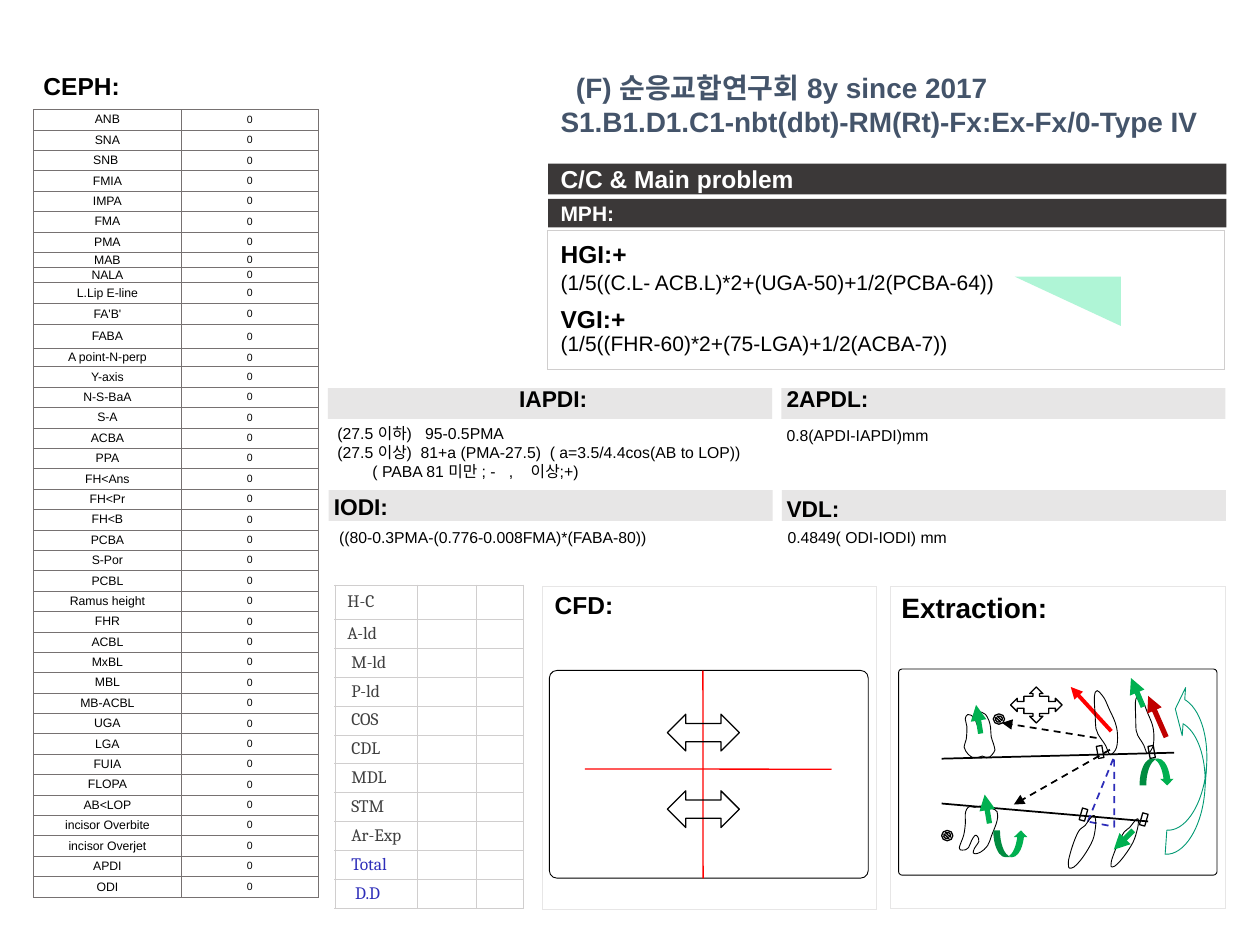
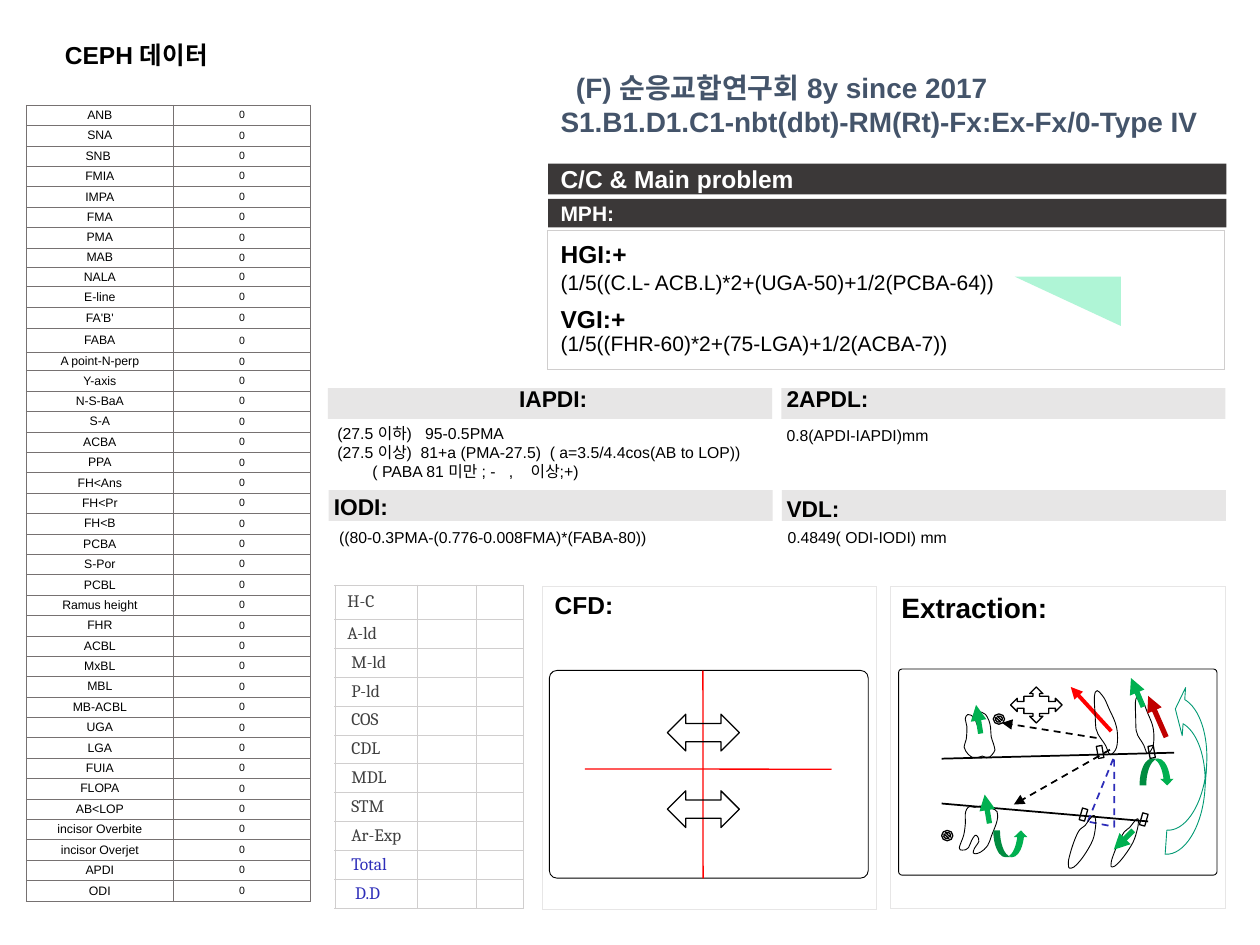
Before and after one commit to DrOksusu/koco_ppt, a slide deck: slide 1 of koco_frame.pptx. Drawn at 1260x945 pixels with LibreOffice and Linux fonts; fonts in the diff are those of the drawing. Boxes give left, top, right and bottom in pixels: in the first picture for what was removed or moved away, otherwise in the second. Text is boxed around its words. In the diff, an @@ line names an element or a change of style, - is before the commit and + after.

```diff
--- a/koco_frame.pptx
+++ b/koco_frame.pptx
@@ text at [65, 43, 208, 67]: text changed @@
-CEPH:
+CEPH 데이터
@@ table at [26, 105, 311, 902] @@
-row 10, column 1: L.Lip E-line
+row 10, column 1: E-line
@@ table: place and size @@
-table at [34, 110, 319, 898]
+table at [26, 105, 311, 902]
```
Also in this commit, not shown: 2 other files.
